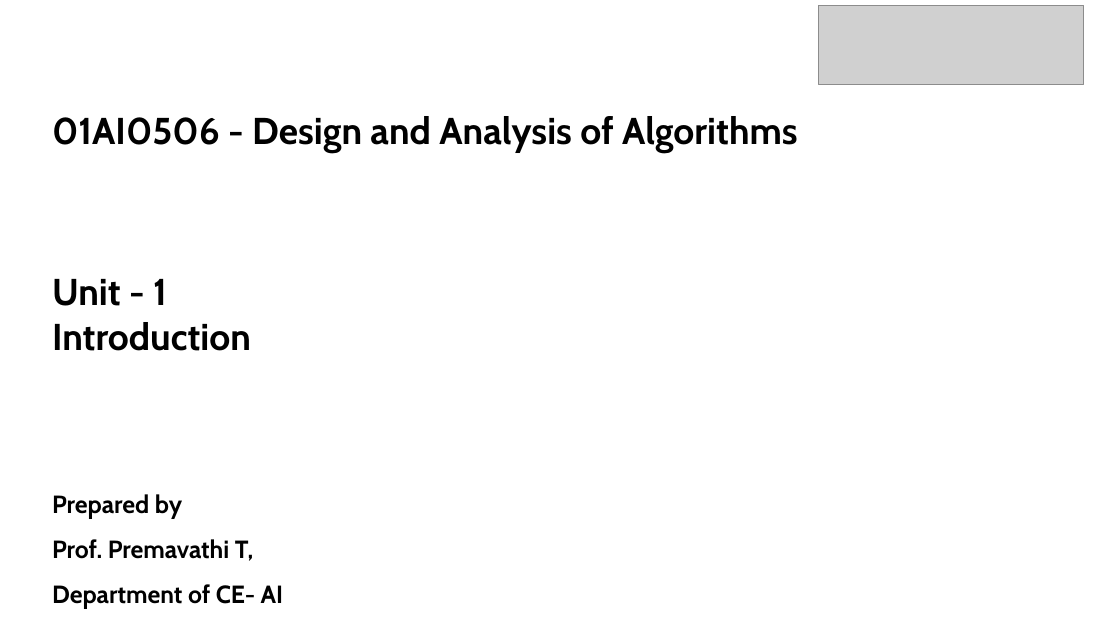
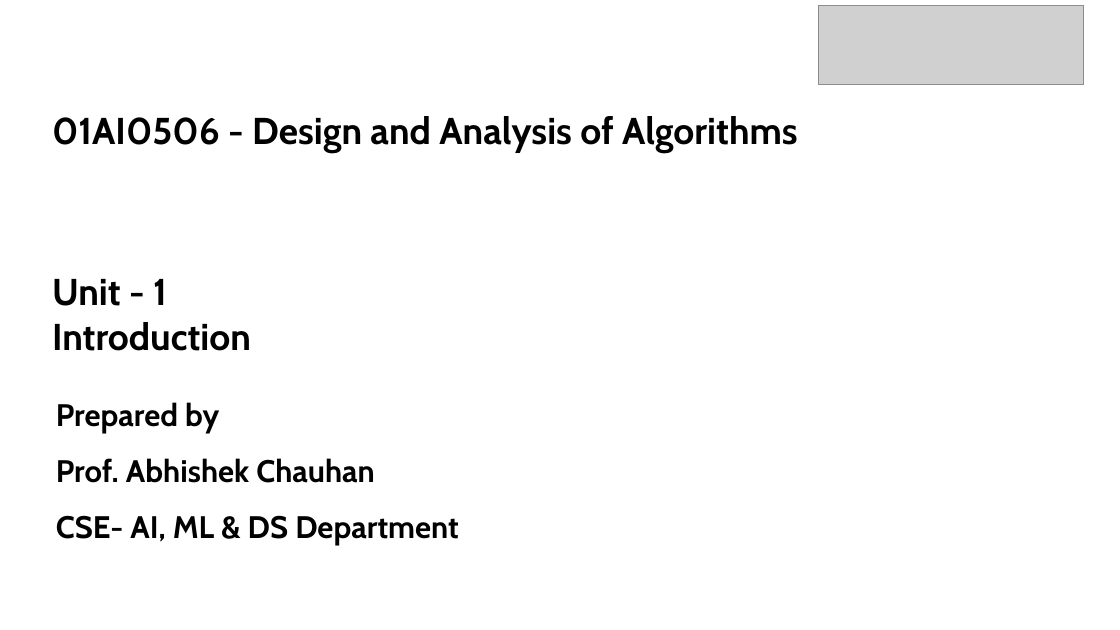
Before and after one commit to AbhishekChauhan9036/Design-and-Analysis-of-Algorithms, a slide deck: slide 1 of Lecture Notes New/UNIT 1.pptx. Drawn at 1120x630 pixels with LibreOffice and Linux fonts; fonts in the diff are those of the drawing; grey boxes stand for pictures; background and template pictures are left out. Boxes give left, top, right and bottom in pixels: in the first picture for what was removed or moved away, otherwise in the second. Text is boxed around its words. In the diff, an @@ line names an element or a change of style, - is before the commit and + after.

```diff
--- a/Lecture Notes New/UNIT 1.pptx
+++ b/Lecture Notes New/UNIT 1.pptx
@@ text "Prepared by": place and size @@
-text "Prepared by" at (52,494,284,608)
+text "Prepared by" at (56,402,459,546)
@@ text at (56,402,219,434): size 16 to 20 pt in "Prepared by"; line spacing 1.5 to 1; more space between paragraphs @@
@@ text at (56,458,459,546): text changed; size 16 to 20 pt @@
-Prof. Premavathi T,
-Department of CE- AI
+Prof. Abhishek Chauhan
+CSE- AI, ML & DS Department
```
Also in this commit, not shown: 1 other slide changed, 3 other files.
